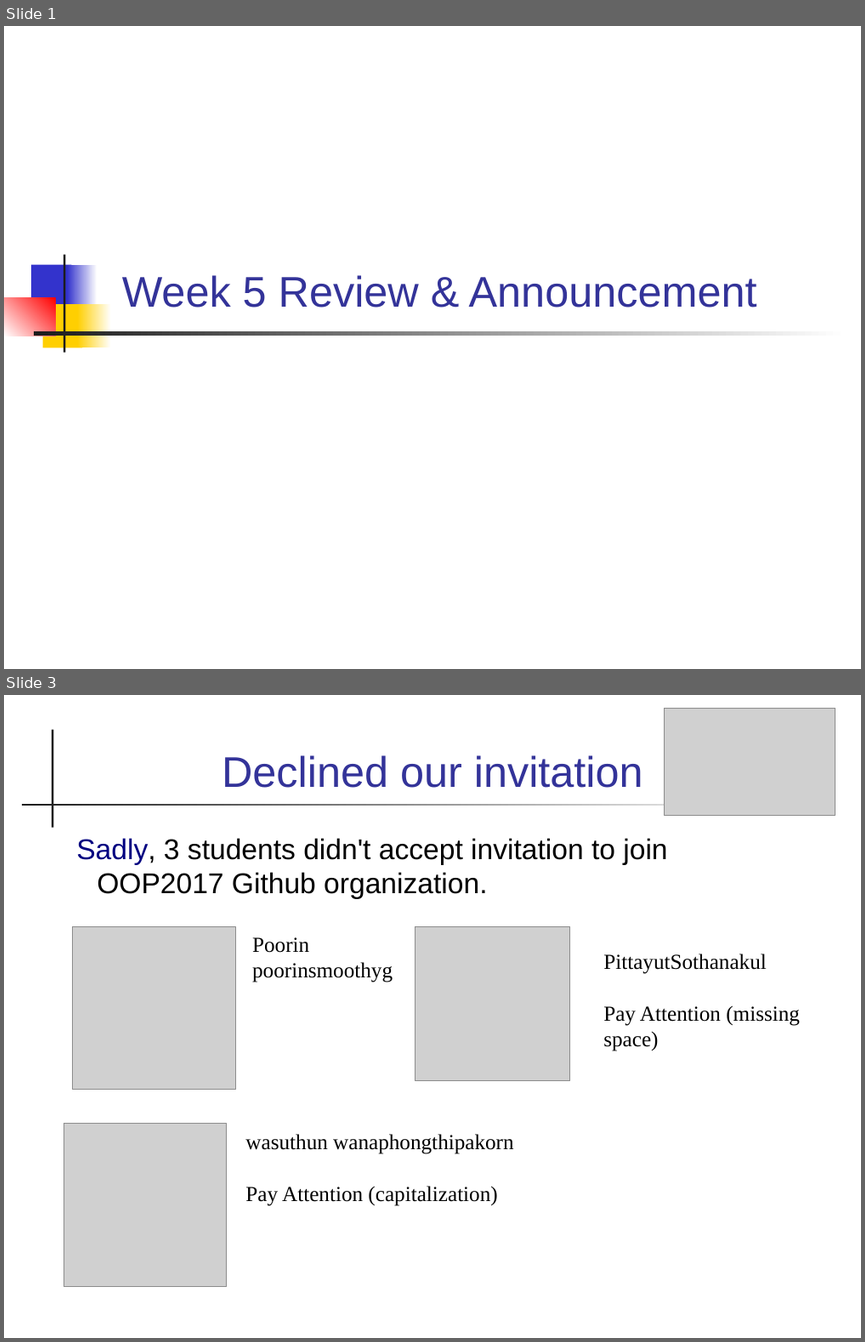
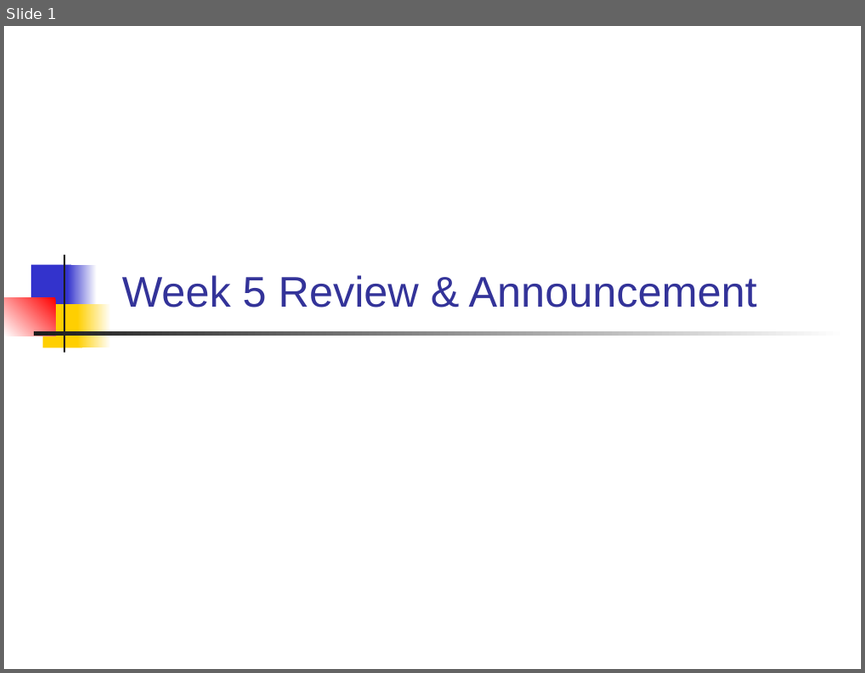
Before and after one commit to skeoop/skeoop.github.io, a slide deck: week5/Announcements.ppt. Shown one above the other, each under a label of ours: slides 1 and 3 before the commit, slide 1 after it; the slides between them are not shown. The pictures are 865x1342 and 865x673 pixels, drawn with LibreOffice and Linux fonts; fonts in the diff are those of the drawing; grey boxes stand for pictures. Boxes give left, top, right and bottom in pixels: in the first picture for what was removed or moved away, otherwise in the second. Text is boxed around its words. In the diff, an @@ line names an element or a change of style, - is before the commit and + after.

```diff
--- a/week5/Announcements.ppt
+++ b/week5/Announcements.ppt
@@ slide 3 removed at bbox=[4, 695, 861, 1338], background #FFFFFF @@
@@ picture removed at bbox=[664, 708, 835, 815] @@
@@ rectangle removed at bbox=[52, 729, 53, 827] @@
@@ title removed at bbox=[222, 755, 643, 788] @@
-Declined our invitation
@@ rectangle removed at bbox=[22, 804, 792, 805] @@
@@ text removed at bbox=[76, 838, 667, 899] @@
-Sadly, 3 students didn't accept invitation to join OOP2017 Github organization.
@@ picture removed at bbox=[73, 926, 235, 1089] @@
@@ text removed at bbox=[252, 937, 392, 982] @@
-Poorin
-poorinsmoothyg
@@ picture removed at bbox=[415, 926, 569, 1081] @@
@@ text removed at bbox=[603, 953, 800, 1051] @@
-PittayutSothanakul
-Pay Attention (missing space)
@@ picture removed at bbox=[64, 1123, 227, 1287] @@
@@ text removed at bbox=[245, 1134, 514, 1206] @@
-wasuthun wanaphongthipakorn
-Pay Attention (capitalization)
```
Also in this commit, not shown: 5 slides changed, 17 other files.
